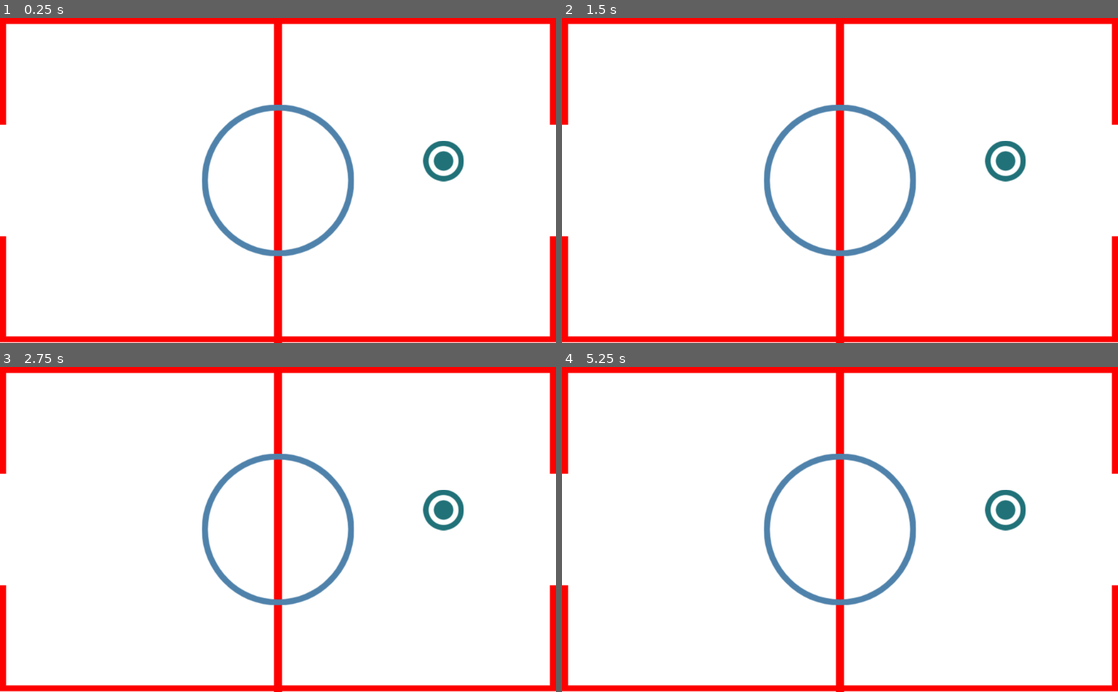
Above: before the commit, frames 1-4 (two rows, left to right).
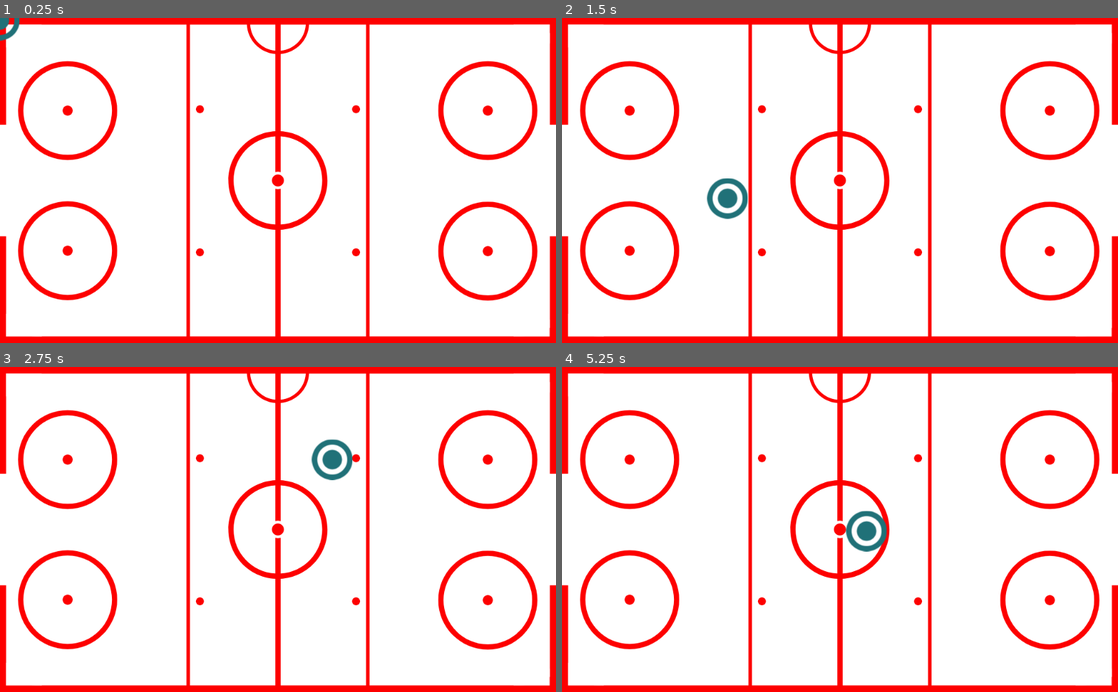
Above: after the commit, the same moments.

Repository: airpiazza/CS-4700-Pong
Game: Godot game, scene res://PongHockey/src/scenes/Rink.tscn
The game is run twice, just before and just after one commit, with the same random seed, the same clock (stepped at 60 frames per second) and the same inputs. This scene is started directly instead of the project's main scene.
Inputs (mouse positions are in pixels of both pictures, inside the frame that each line leads up to):
- Up to frame 1 (0.25 s): no input
- Up to frame 2 (1.5 s): tap Enter at 0.5 s; move the mouse to (962, 164) at 0.52 s; hold Up (ui_up) 0.53-1.28 s; tap Space at 1.25 s; move the mouse to (728, 196) at 1.27 s; hold Down (ui_down) from 1.28 s (still down)
- Up to frame 3 (2.75 s): tap Enter at 2 s; move the mouse to (333, 458) at 2.02 s; release Down (ui_down) at 2.03 s; hold Up (ui_up) from 2.03 s (still down)
- Up to frame 4 (5.25 s): tap Space at 2.75, 4.25 s; move the mouse to (812, 594) at 2.77 s; tap Enter at 3.5 s; move the mouse to (1006, 578) at 3.52 s; release Up (ui_up) at 3.53 s; hold Down (ui_down) from 3.53 s (still down); move the mouse to (673, 480) at 4.27 s; move the mouse to (867, 529) at 5.02 s

The runs differ from the first frame. In frame 1, 11% of the frame differs, in the area x 0-100%, y 0-100%; in frame 2, 11%, in the area x 0-100%, y 1-100%; in frame 3, 11%; in frame 4, 11%.

Commit message:
added paddle movement

Diff:
--- /dev/null
+++ b/PongHockey/src/scenes/PlayerMallet.gd
@@ -0,0 +1,20 @@
+extends KinematicBody2D
+
+
+# Declare member variables here. Examples:
+# var a = 2
+# var b = "text"
+
+
+# Called when the node enters the scene tree for the first time.
+func _ready():
+	pass # Replace with function body.
+
+
+# Called every frame. 'delta' is the elapsed time since the previous frame.
+func _physics_process(delta):
+	var mouse_position = get_global_mouse_position()
+	self.position.x = mouse_position.x - 875
+	self.position.y = mouse_position.y - 300
+	print(mouse_position)
+	print(self.position)
--- a/PongHockey/src/scenes/PlayerMallet.tscn
+++ b/PongHockey/src/scenes/PlayerMallet.tscn
@@ -1,9 +1,18 @@
-[gd_scene load_steps=2 format=2]
+[gd_scene load_steps=4 format=2]
 
 [ext_resource path="res://PongHockey/assets/air_hockey_mallet.png" type="Texture" id=1]
+[ext_resource path="res://PongHockey/src/scenes/PlayerMallet.gd" type="Script" id=2]
 
-[node name="PlayerMallet" type="Node2D"]
+[sub_resource type="CircleShape2D" id=1]
+radius = 37.054
+
+[node name="PlayerMallet" type="KinematicBody2D"]
+script = ExtResource( 2 )
 
 [node name="AirHockeyMallet" type="Sprite" parent="."]
-position = Vector2( 817, 264 )
+position = Vector2( 873, 303 )
 texture = ExtResource( 1 )
+
+[node name="CollisionShape2D" type="CollisionShape2D" parent="."]
+position = Vector2( 873, 303 )
+shape = SubResource( 1 )
--- a/PongHockey/src/scenes/Rink.tscn
+++ b/PongHockey/src/scenes/Rink.tscn
@@ -20,5 +20,8 @@
 margin_right = 512.0
 margin_bottom = 300.0
 texture = ExtResource( 1 )
+__meta__ = {
+"_edit_use_anchors_": false
+}
 
 [node name="PlayerMallet" parent="." instance=ExtResource( 2 )]
Binary file changed: PongHockey/assets/hockey_rink.png
